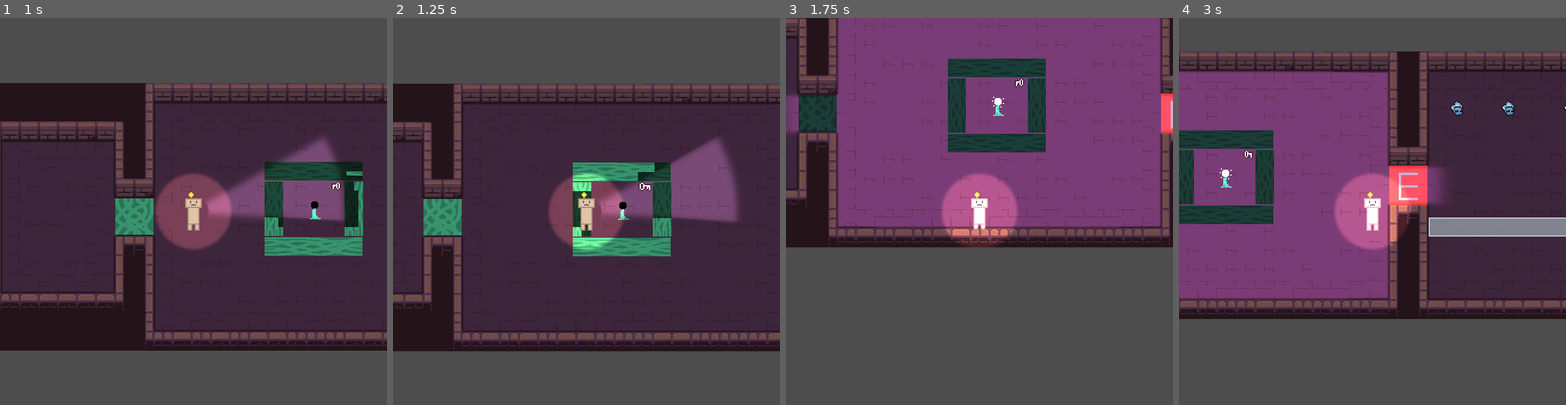
Above: before the commit, frames 1-4 (left to right).
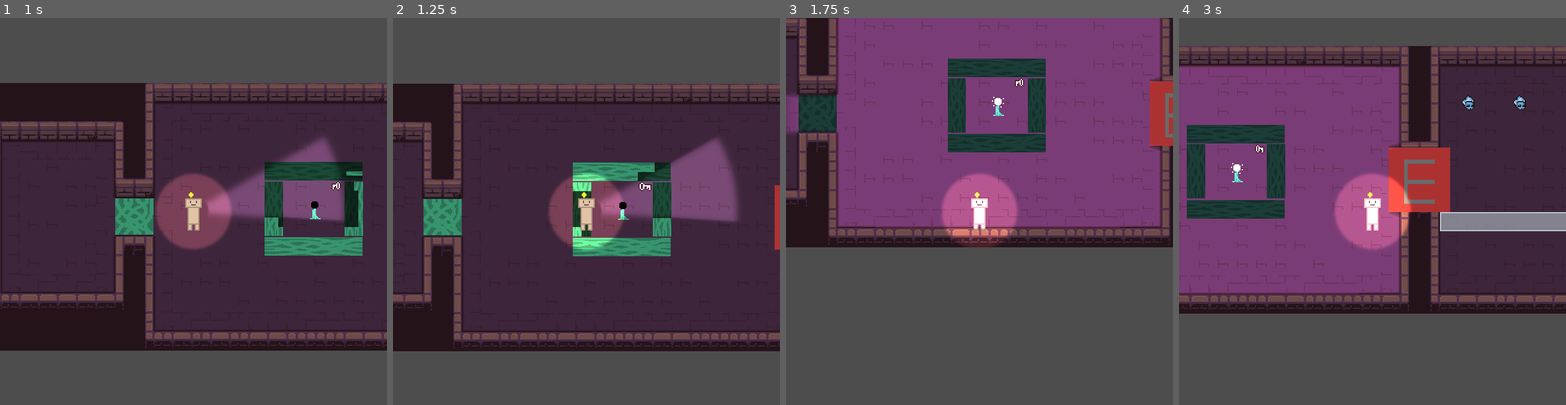
Above: after the commit, the same moments.

Repository: CookieCherith0969/GDM-Assignment-4
Game: Godot game, scene res://Scenes/Levels/Tutorial.tscn
Same seed, same stepped clock (60 frames per second), same inputs: the game is played once before the commit and once after it.
Inputs (mouse positions are in pixels of both pictures, inside the frame that each line leads up to):
- Up to frame 1 (1 s): tap Enter at 0.5 s; move the mouse to (278, 192) at 0.52 s; hold D (Right) from 0.53 s (still down); hold Space (Light) from 0.53 s (still down)
- Up to frame 2 (1.25 s): keep holding D (Right); keep holding Space (Light)
- Up to frame 3 (1.75 s): move the mouse to (902, 230) at 1.27 s; release D (Right) at 1.28 s; release Space (Light) at 1.28 s; hold S (Down) from 1.28 s (still down); tap Space (Light) at 1.35 s
- Up to frame 4 (3 s): move the mouse to (1411, 126) at 2.02 s; release S (Down) at 2.03 s; hold D (Right) 2.03-2.78 s; hold Space (Light) 2.03-2.78 s; move the mouse to (1353, 288) at 2.77 s; hold W (Up) from 2.78 s (still down); tap Space (Light) at 2.85 s

Frame 1 is identical in both runs. In frame 2, 0.2% of the frame differs, in the area x 98-100%, y 43-60%; in frame 3, 1.0%; in frame 4, 20%, in the area x 0-100%, y 7-78%.

Commit message:
Door restructure and light occluding

Diff:
--- a/Scenes/lockedDoor.gd
+++ b/Scenes/lockedDoor.gd
@@ -1,14 +1,10 @@
 extends Node2D
-
-@onready
-var barrier = $StaticBody2D
 
 # Signal to listen for player entering the door's area
 func _ready():
-	$Area2D.connect("body_entered", Callable(self, "_on_Area2D_body_entered"))
+	pass
 
-# Callback function when player enters the Area2D
-func _on_Area2D_body_entered(body):
+func _on_area_2d_body_entered(body):
 	if body.has_method("check_has_key") and body.check_has_key():
 		body.set_key(false)
 		queue_free()
--- a/Scenes/lockedDoor.tscn
+++ b/Scenes/lockedDoor.tscn
@@ -1,30 +1,37 @@
-[gd_scene load_steps=5 format=3 uid="uid://bn7jrpbynkh63"]
+[gd_scene load_steps=6 format=3 uid="uid://ow70hbsvy5xi"]
 
 [ext_resource type="Script" path="res://Scenes/lockedDoor.gd" id="1_bndld"]
 [ext_resource type="Texture2D" uid="uid://dwirruu41arxc" path="res://Art/elevator.png" id="2_txjhk"]
 
-[sub_resource type="RectangleShape2D" id="RectangleShape2D_d83x8"]
-size = Vector2(29, 29)
+[sub_resource type="RectangleShape2D" id="RectangleShape2D_irk8r"]
+size = Vector2(31, 31)
 
-[sub_resource type="RectangleShape2D" id="RectangleShape2D_irk8r"]
+[sub_resource type="OccluderPolygon2D" id="OccluderPolygon2D_21011"]
+polygon = PackedVector2Array(-16, -16, 16, -16, 16, 16, -16, 16)
 
-[node name="LockedDoor" type="Node2D"]
+[sub_resource type="RectangleShape2D" id="RectangleShape2D_1txl6"]
+size = Vector2(32, 32)
+
+[node name="LockedDoor" type="StaticBody2D"]
+collision_layer = 17
+collision_mask = 2
 script = ExtResource("1_bndld")
 
-[node name="Area2D" type="Area2D" parent="."]
-collision_layer = 3
-collision_mask = 3
-
-[node name="CollisionShape2D" type="CollisionShape2D" parent="Area2D"]
-position = Vector2(0.5, 0.5)
-shape = SubResource("RectangleShape2D_d83x8")
-
-[node name="StaticBody2D" type="StaticBody2D" parent="."]
-
-[node name="CollisionShape2D" type="CollisionShape2D" parent="StaticBody2D"]
+[node name="CollisionShape2D" type="CollisionShape2D" parent="."]
 shape = SubResource("RectangleShape2D_irk8r")
 
 [node name="Sprite2D" type="Sprite2D" parent="."]
-position = Vector2(4.76837e-07, 4.76837e-07)
-scale = Vector2(1.25, 1.25)
+position = Vector2(2.84217e-14, 2.84217e-14)
+scale = Vector2(2, 2)
 texture = ExtResource("2_txjhk")
+
+[node name="LightOccluder2D" type="LightOccluder2D" parent="."]
+occluder = SubResource("OccluderPolygon2D_21011")
+
+[node name="Area2D" type="Area2D" parent="."]
+collision_mask = 2
+
+[node name="CollisionShape2D" type="CollisionShape2D" parent="Area2D"]
+shape = SubResource("RectangleShape2D_1txl6")
+
+[connection signal="body_entered" from="Area2D" to="." method="_on_area_2d_body_entered"]
